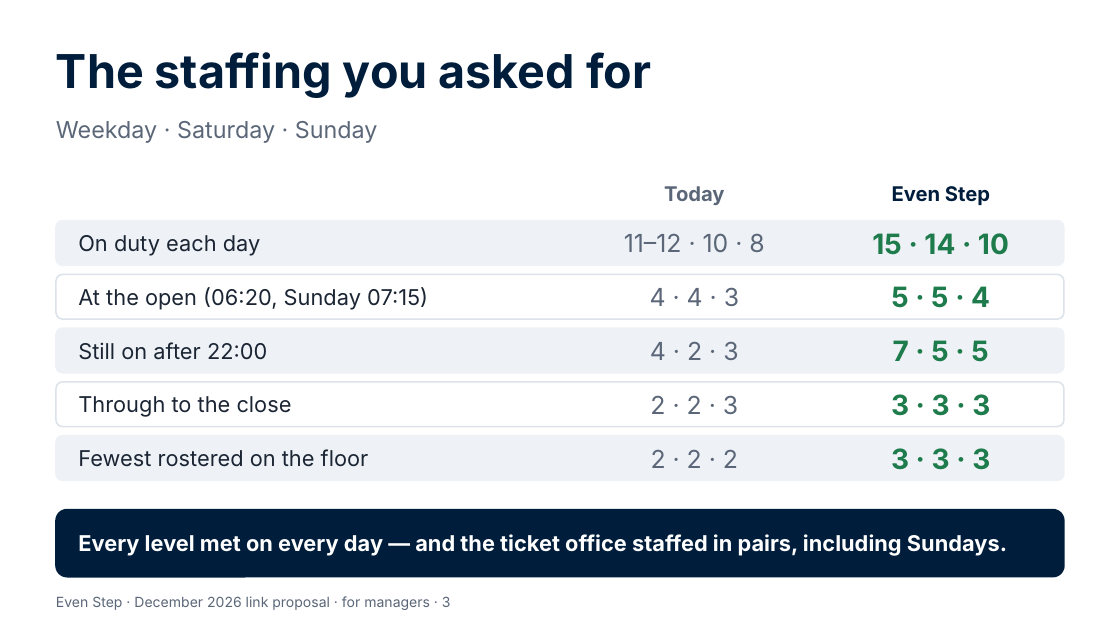
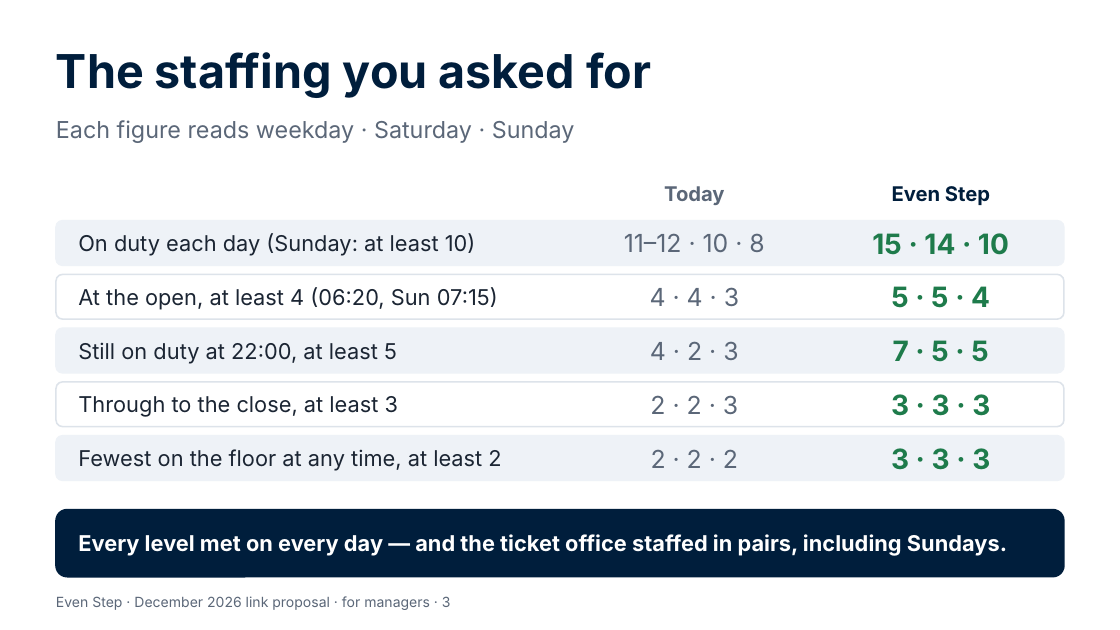
Before and after one commit to Garethdavidmiller/roster-app, a slide deck: slide 3 of docs/links-26/presentations/Even-Step-for-managers.pptx. Drawn at 1120x630 pixels with LibreOffice and Linux fonts; fonts in the diff are those of the drawing. Boxes give left, top, right and bottom in pixels: in the first picture for what was removed or moved away, otherwise in the second. Text is boxed around its words. In the diff, an @@ line names an element or a change of style, - is before the commit and + after.

```diff
--- a/docs/links-26/presentations/Even-Step-for-managers.pptx
+++ b/docs/links-26/presentations/Even-Step-for-managers.pptx
@@ text at <box>56,120,575,143</box>: text changed @@
-Weekday · Saturday · Sunday
+Each figure reads weekday · Saturday · Sunday
@@ text at <box>78,233,476,256</box>: text changed @@
-On duty each day
+On duty each day (Sunday: at least 10)
@@ text at <box>78,287,498,310</box>: text changed @@
-At the open (06:20, Sunday 07:15)
+At the open, at least 4 (06:20, Sun 07:15)
@@ text at <box>78,342,397,364</box>: text changed @@
-Still on after 22:00
+Still on duty at 22:00, at least 5
@@ text at <box>78,396,398,417</box>: text changed @@
-Through to the close
+Through to the close, at least 3
@@ text at <box>78,449,501,471</box>: text changed @@
-Fewest rostered on the floor
+Fewest on the floor at any time, at least 2
```
Also in this commit, not shown: 9 other slides changed, 9 other files.
